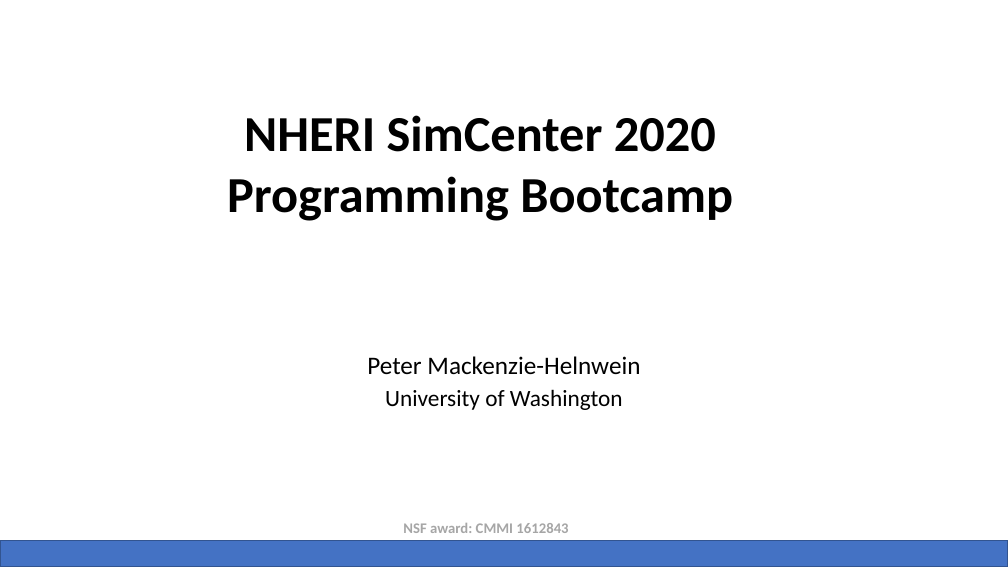
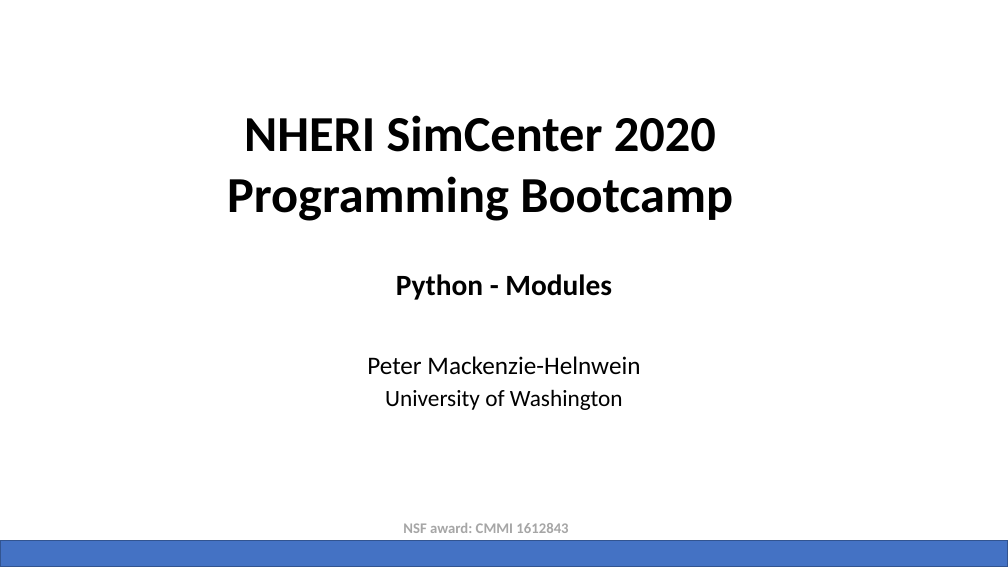
Before and after one commit to NHERI-SimCenter/SimCenterBootcamp2020, a slide deck: slide 29 of presentations/SimCenter Bootcamp Python.pptx (slide 19 before the commit). Drawn at 1008x567 pixels with LibreOffice and Linux fonts; fonts in the diff are those of the drawing; background and template pictures are left out. Boxes give left, top, right and bottom in pixels: in the first picture for what was removed or moved away, otherwise in the second. Text is boxed around its words. In the diff, an @@ line names an element or a change of style, - is before the commit and + after.

```diff
--- a/presentations/SimCenter Bootcamp Python.pptx
+++ b/presentations/SimCenter Bootcamp Python.pptx
@@ subtitle added at (x1=396, y1=274, x2=612, y2=300), 28 pt, text #000000, bold @@
+Python - Modules
```
Also in this commit, not shown: 14 other slides changed, 9 slides added, 11 other files.
